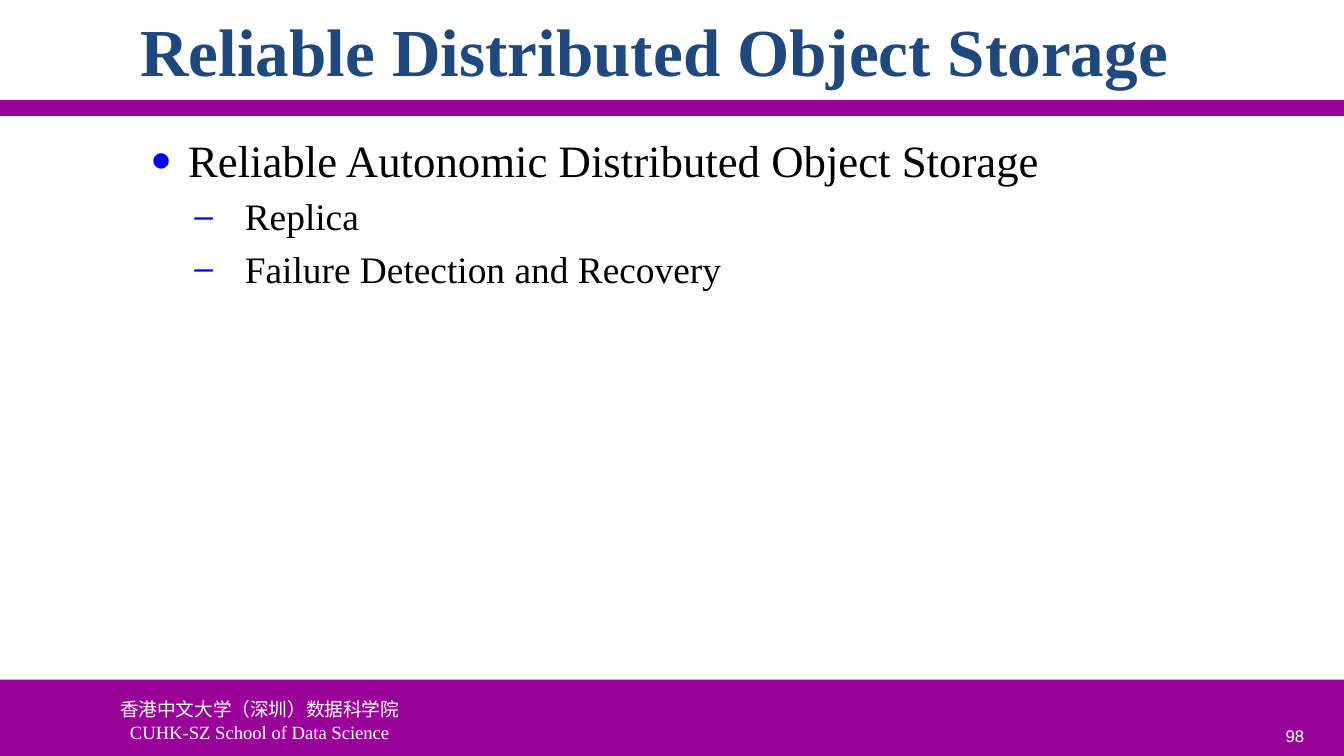
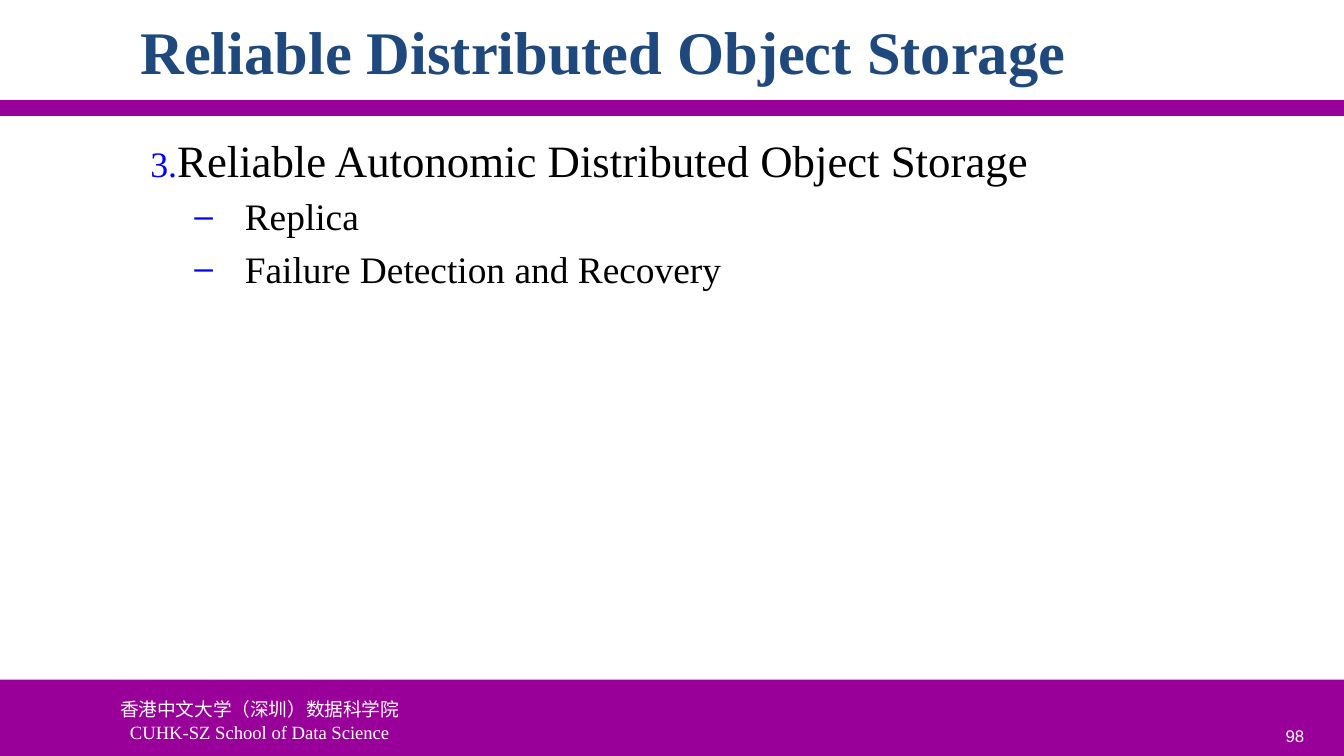
Before and after one commit to ychung1103/ychung1103.github.io, a slide deck: slide 98 of Slides/CSC6103/VT-05 Storage Virtualization.pptx. Drawn at 1344x756 pixels with LibreOffice and Linux fonts; fonts in the diff are those of the drawing; background and template pictures are left out. Boxes give left, top, right and bottom in pixels: in the first picture for what was removed or moved away, otherwise in the second. Text is boxed around its words. In the diff, an @@ line names an element or a change of style, - is before the commit and + after.

```diff
--- a/Slides/CSC6103/VT-05 Storage Virtualization.pptx
+++ b/Slides/CSC6103/VT-05 Storage Virtualization.pptx
@@ title "Reliable Distributed Object Storage" at [140, 32, 1065, 85]: size 36 to 32.4 pt @@
@@ text at [177, 146, 1028, 186]: bullet ● to 1. @@
```
Also in this commit, not shown: 22 other slides changed, 1 slide added, 1 other file.
